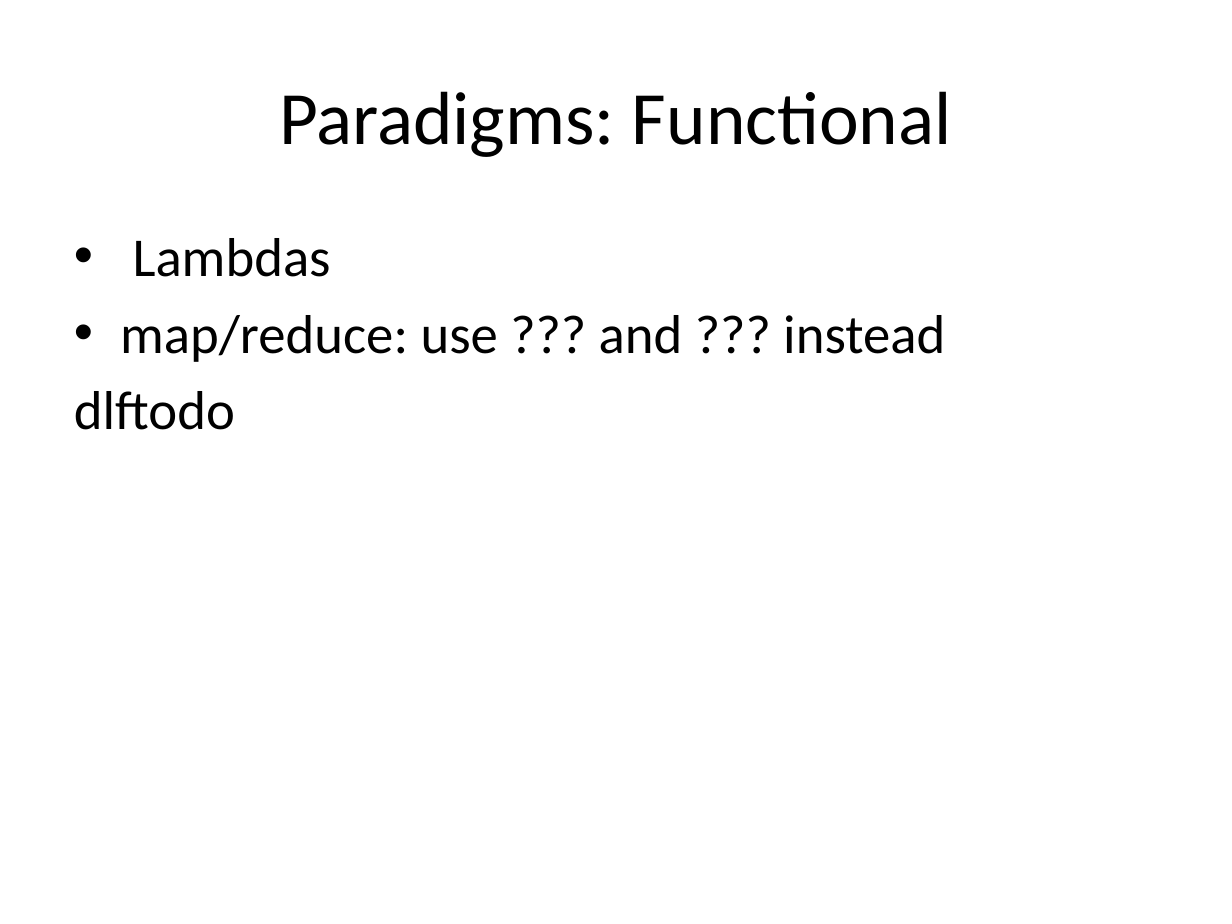
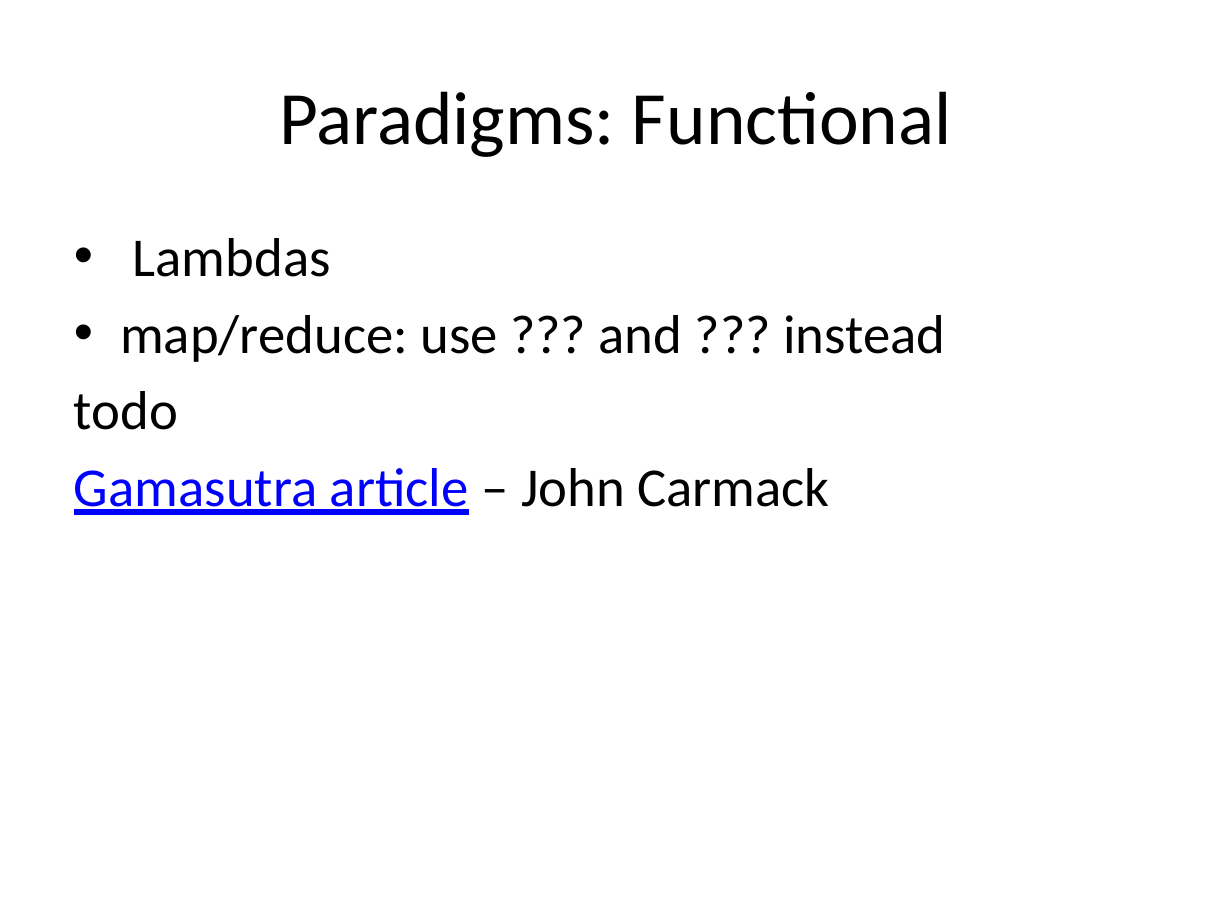
Before and after one commit to fellmad/FunWithCpp11, a slide deck: slide 14 of doc/Fun_with_C++11.pptx. Drawn at 1232x924 pixels with LibreOffice and Linux fonts; fonts in the diff are those of the drawing. Boxes give left, top, right and bottom in pixels: in the first picture for what was removed or moved away, otherwise in the second. Text is boxed around its words. In the diff, an @@ line names an element or a change of style, - is before the commit and + after.

Commit message:
links

```diff
--- a/doc/Fun_with_C++11.pptx
+++ b/doc/Fun_with_C++11.pptx
@@ text at bbox=[74, 391, 829, 515]: text changed @@
-dlftodo
+todo
+Gamasutra article – John Carmack
```
